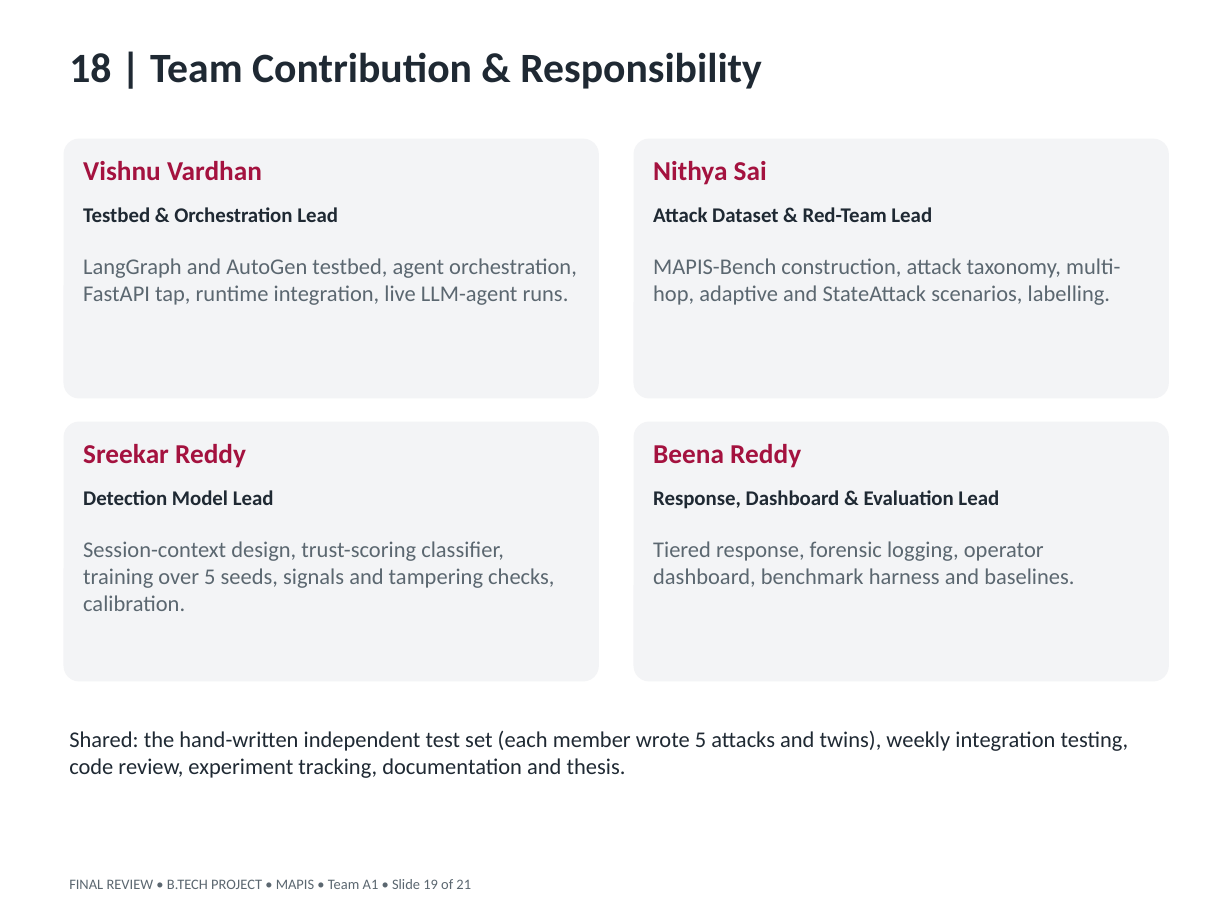
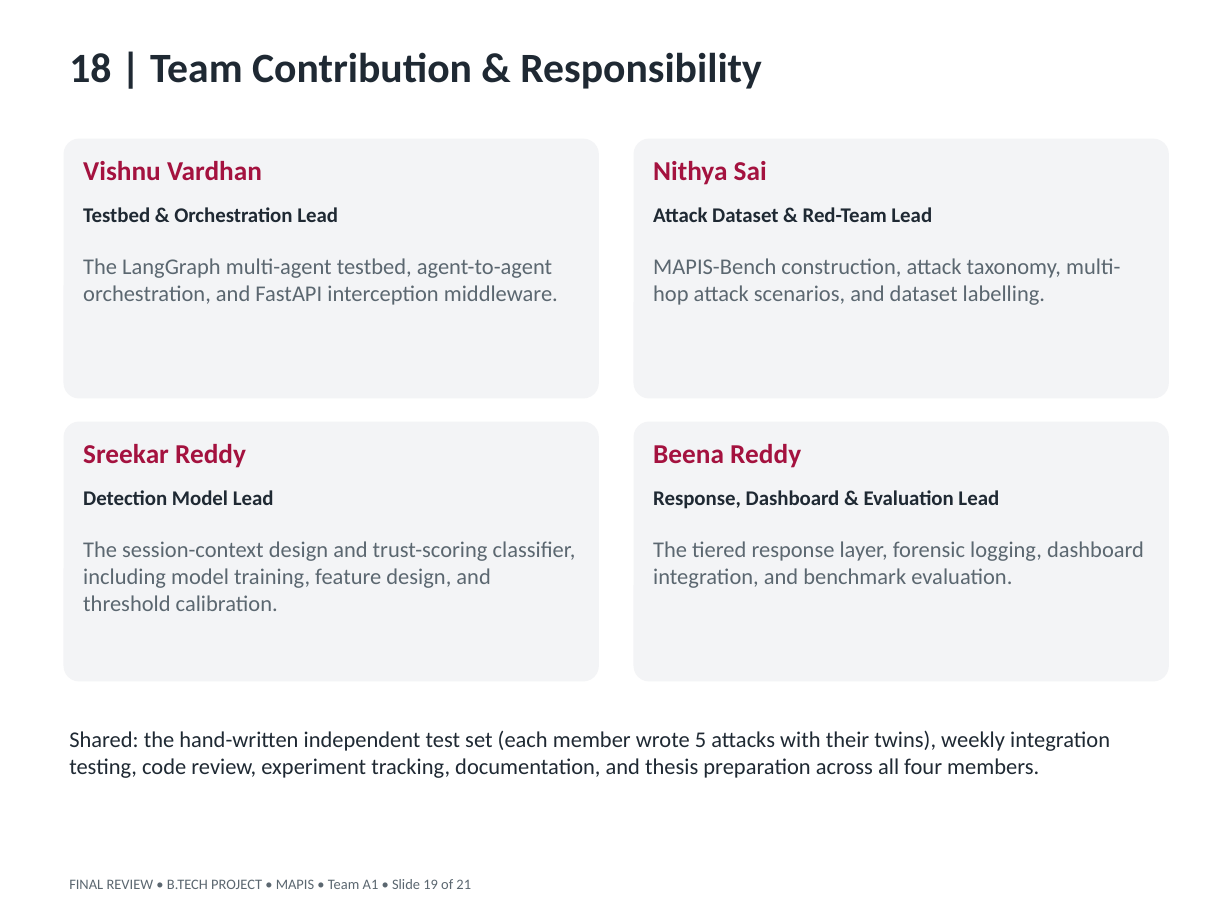
Before and after one commit to Vishnu868/Mapis, a slide deck: slide 19 of docs/final/MAPIS_Final_Review.pptx. Drawn at 1232x924 pixels with LibreOffice and Linux fonts; fonts in the diff are those of the drawing. Boxes give left, top, right and bottom in pixels: in the first picture for what was removed or moved away, otherwise in the second. Text is boxed around its words. In the diff, an @@ line names an element or a change of style, - is before the commit and + after.

Commit message:
Final deck review: First Review wording for team roles, accurate split and class claims, full references, tighter layout

```diff
--- a/docs/final/MAPIS_Final_Review.pptx
+++ b/docs/final/MAPIS_Final_Review.pptx
@@ text at (x1=83, y1=258, x2=558, y2=305): text changed @@
-LangGraph and AutoGen testbed, agent orchestration, FastAPI tap, runtime integration, live LLM-agent runs.
+The LangGraph multi-agent testbed, agent-to-agent orchestration, and FastAPI interception middleware.
@@ text at (x1=653, y1=258, x2=1120, y2=305): text changed @@
-MAPIS-Bench construction, attack taxonomy, multi-hop, adaptive and StateAttack scenarios, labelling.
+MAPIS-Bench construction, attack taxonomy, multi-hop attack scenarios, and dataset labelling.
@@ text at (x1=83, y1=541, x2=576, y2=611): text changed @@
-Session-context design, trust-scoring classifier, training over 5 seeds, signals and tampering checks, calibration.
+The session-context design and trust-scoring classifier, including model training, feature design, and threshold calibration.
@@ text at (x1=653, y1=541, x2=1144, y2=588): text changed @@
-Tiered response, forensic logging, operator dashboard, benchmark harness and baselines.
+The tiered response layer, forensic logging, dashboard integration, and benchmark evaluation.
@@ text at (x1=69, y1=730, x2=1110, y2=778): text changed @@
-Shared: the hand-written independent test set (each member wrote 5 attacks and twins), weekly integration testing, code review, experiment tracking, documentation and thesis.
+Shared: the hand-written independent test set (each member wrote 5 attacks with their twins), weekly integration testing, code review, experiment tracking, documentation, and thesis preparation across all four members.
```
Also in this commit, not shown: 6 other slides changed, 4 other files.
